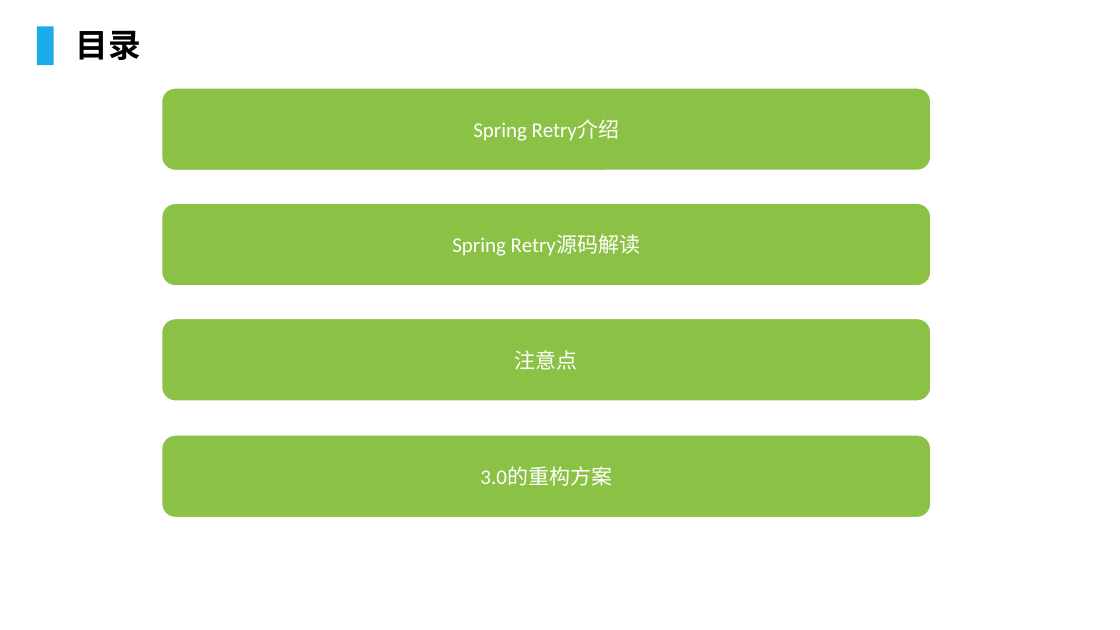
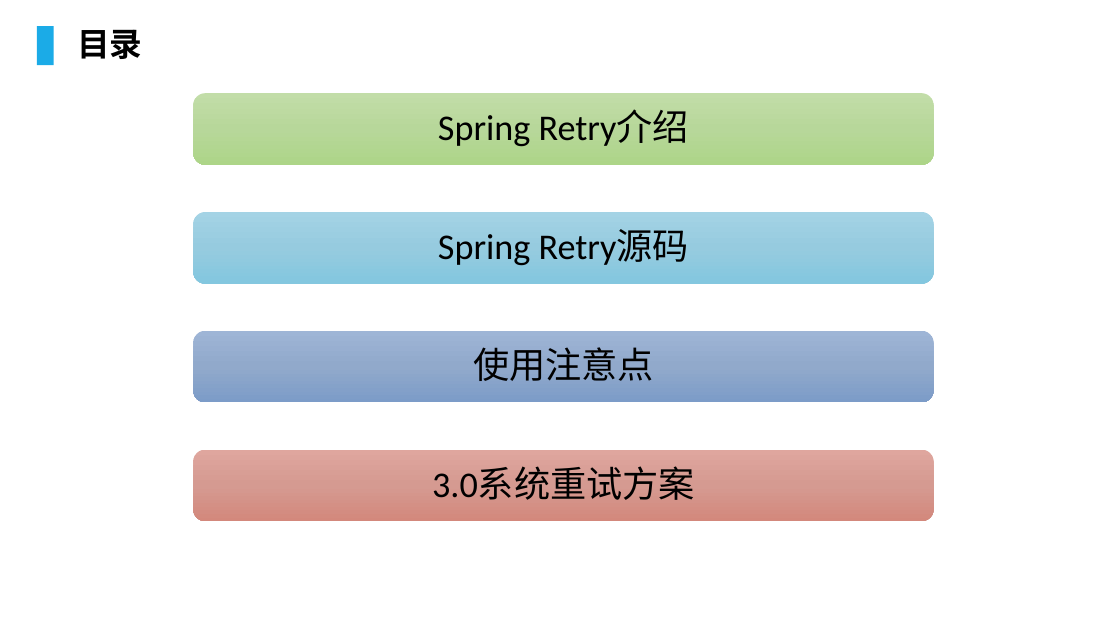
Before and after one commit to lcc929/notes, a slide deck: slide 2 of Spring-Retry.pptx. Drawn at 1120x630 pixels with LibreOffice and Linux fonts; fonts in the diff are those of the drawing; background and template pictures are left out. Boxes give left, top, right and bottom in pixels: in the first picture for what was removed or moved away, otherwise in the second. Text is boxed around its words. In the diff, an @@ line names an element or a change of style, - is before the commit and + after.

```diff
--- a/Spring-Retry.pptx
+++ b/Spring-Retry.pptx
@@ text "Spring Retry介绍" moved from (x1=161, y1=87, x2=931, y2=171) to (x1=438, y1=110, x2=689, y2=147) @@
@@ text "Spring Retry介绍" at (x1=438, y1=110, x2=689, y2=147): size 18 to 31 pt, text colour #FFFFFF to #000000; line spacing 1 to 0.9; more space between paragraphs; fill #8BC145 to none; outline #FFFFFF 1.5 pt to none @@
@@ text "Spring Retry源码" moved from (x1=161, y1=203, x2=931, y2=287) to (x1=438, y1=229, x2=689, y2=266) @@
@@ text at (x1=438, y1=229, x2=689, y2=266): text changed; size 18 to 31 pt; text colour #FFFFFF to #000000 @@
-Spring Retry源码解读
+Spring Retry源码
@@ text "使用注意点" moved from (x1=161, y1=318, x2=931, y2=402) to (x1=473, y1=347, x2=654, y2=381) @@
@@ text at (x1=473, y1=347, x2=654, y2=381): text changed; size 18 to 31 pt; text colour #FFFFFF to #000000 @@
-注意点
+使用注意点
@@ group added at (x1=193, y1=93, x2=933, y2=521): 4 rounded rectangles @@
@@ fill #8BC145 to none; outline #FFFFFF 1.5 pt to none in 3 elements at (x1=473, y1=347, x2=654, y2=381), (x1=438, y1=229, x2=689, y2=266), (x1=432, y1=467, x2=695, y2=500) @@
@@ text "3.0系统重试方案" moved from (x1=161, y1=435, x2=931, y2=518) to (x1=432, y1=467, x2=695, y2=500) @@
@@ text at (x1=432, y1=467, x2=695, y2=500): text changed; size 18 to 31 pt; text colour #FFFFFF to #000000 @@
-3.0的重构方案
+3.0系统重试方案
```
Also in this commit, not shown: 2 other slides changed, 4 slides added, 19 slides removed.
